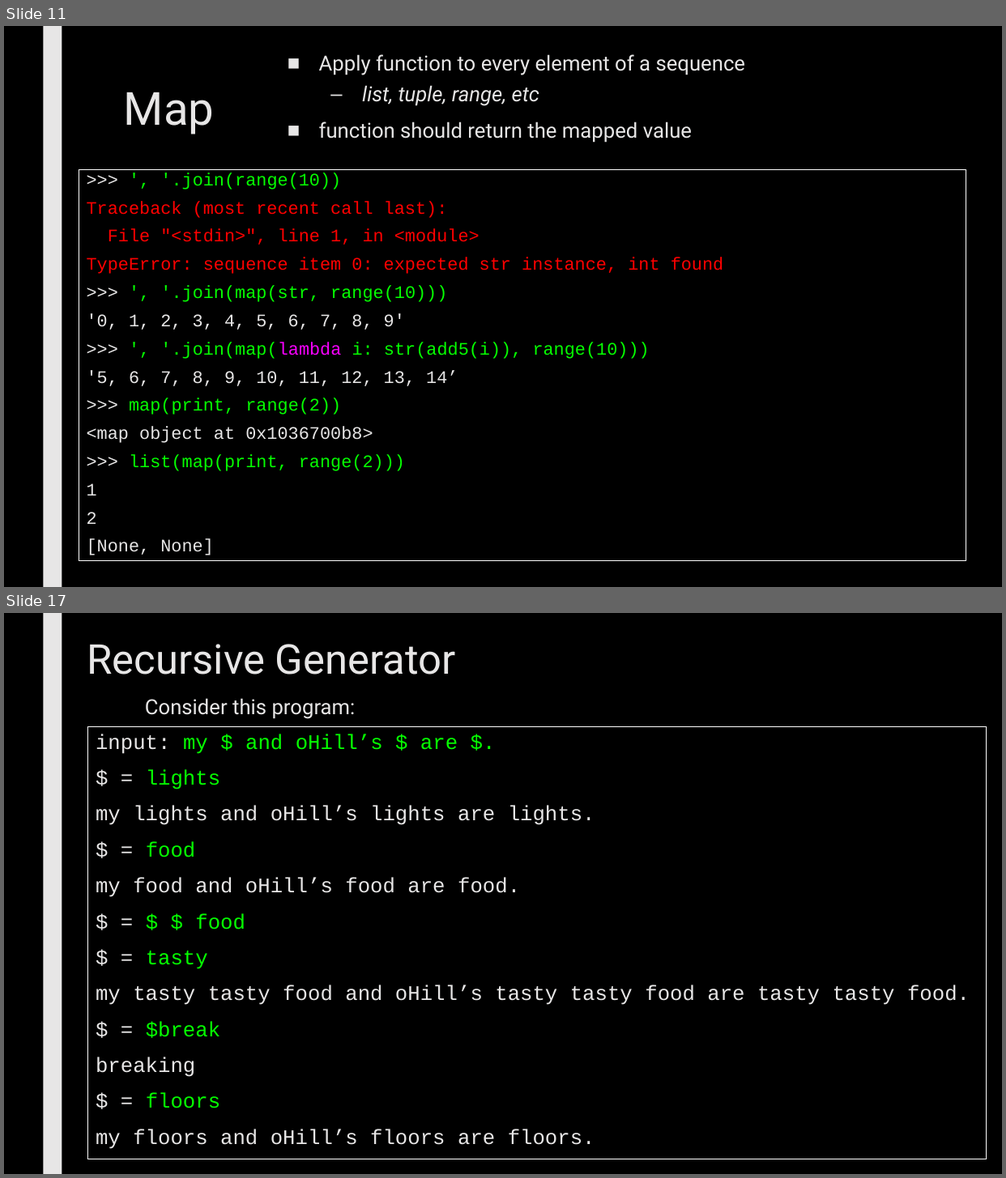
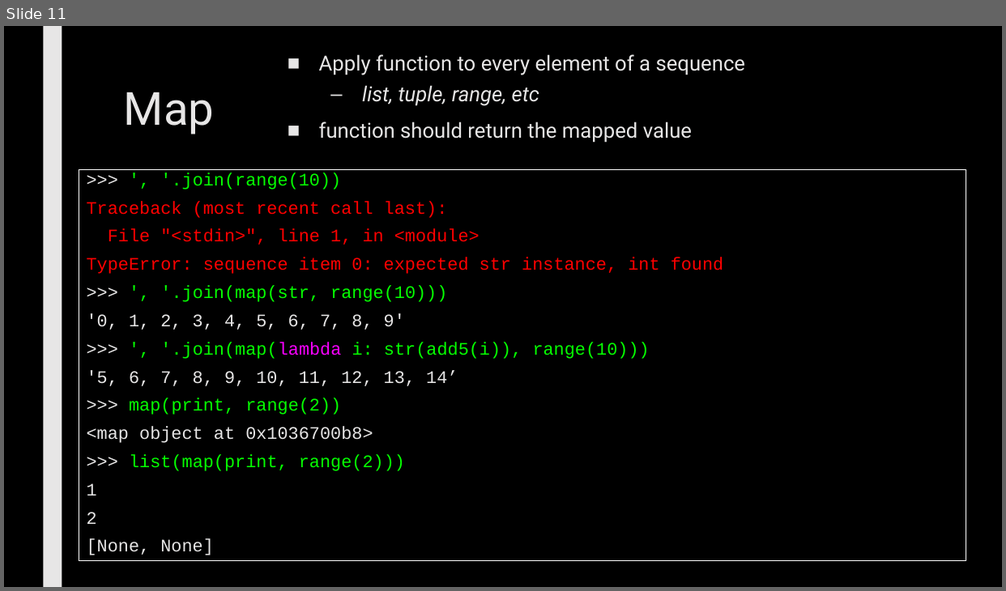
Before and after one commit to max7patek/metaprogramming, a slide deck: slides/02-FirstClassFunctions.pptx. Shown one above the other, each under a label of ours: slides 11 and 17 before the commit, slide 11 after it; the slides between them are not shown. The pictures are 1006x1178 and 1006x591 pixels, drawn with LibreOffice and Linux fonts; fonts in the diff are those of the drawing. Boxes give left, top, right and bottom in pixels: in the first picture for what was removed or moved away, otherwise in the second. Text is boxed around its words. In the diff, an @@ line names an element or a change of style, - is before the commit and + after.

```diff
--- a/slides/02-FirstClassFunctions.pptx
+++ b/slides/02-FirstClassFunctions.pptx
@@ slide 17 removed at [4,613,1002,1174], background #000000; not listed: 1 template element that a slide beside it also shows @@
@@ title removed at [87,644,456,675] @@
-Recursive Generator
@@ text removed at [145,698,356,719] @@
-Consider this program:
@@ rectangle removed at [88,726,987,1161] @@
-input: my $ and oHill’s $ are $.
-$ = lights
-my lights and oHill’s lights are lights.
-$ = food
-my food and oHill’s food are food.
-$ = $ $ food
-$ = tasty
-my tasty tasty food and oHill’s tasty tasty food are tasty tasty food.
-$ = $break
-breaking
-$ = floors
-my floors and oHill’s floors are floors.
```
Also in this commit, not shown: 9 slides changed, 3 slides added, 5 other slides removed.
